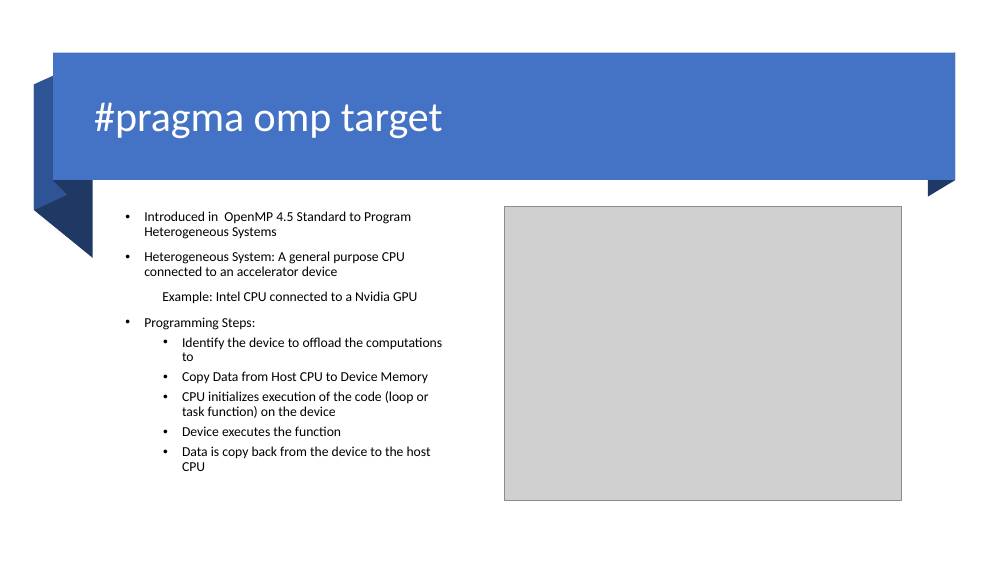
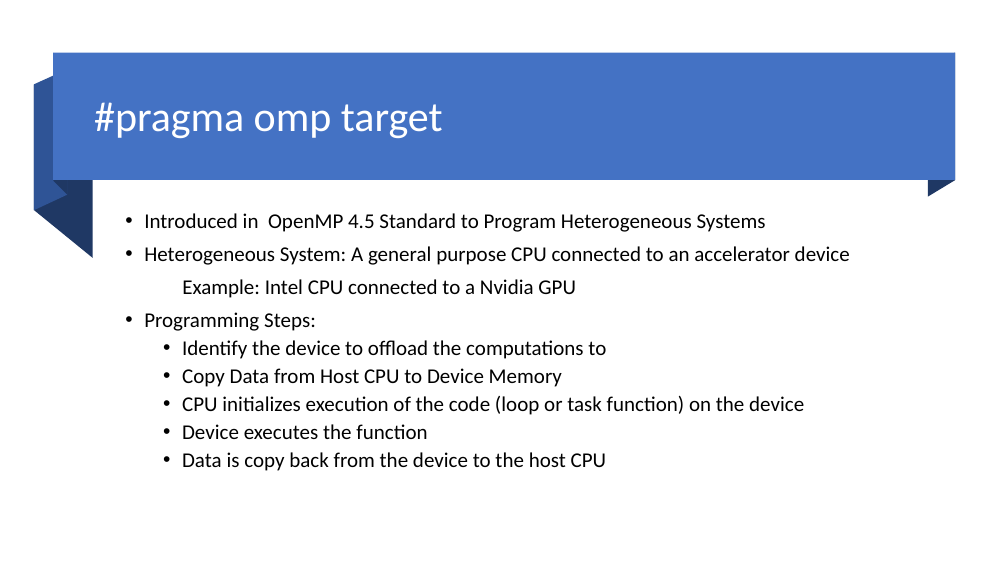
Before and after one commit to shodor-education/petascale-semester-curriculum, a slide deck: slide 6 of units/4/lessons/4/resources/petascale-lesson-4.4-slides.pptx. Drawn at 1008x567 pixels with LibreOffice and Linux fonts; fonts in the diff are those of the drawing; grey boxes stand for pictures. Boxes give left, top, right and bottom in pixels: in the first picture for what was removed or moved away, otherwise in the second. Text is boxed around its words. In the diff, an @@ line names an element or a change of style, - is before the commit and + after.

Commit message:
Remove copyrighted image

```diff
--- a/units/4/lessons/4/resources/petascale-lesson-4.4-slides.pptx
+++ b/units/4/lessons/4/resources/petascale-lesson-4.4-slides.pptx
@@ text "Introduced in OpenMP 4.5 Standard ..." at [144,213,850,471]: size 13 to 20 pt @@
@@ picture removed at [504,206,901,501] @@
```
